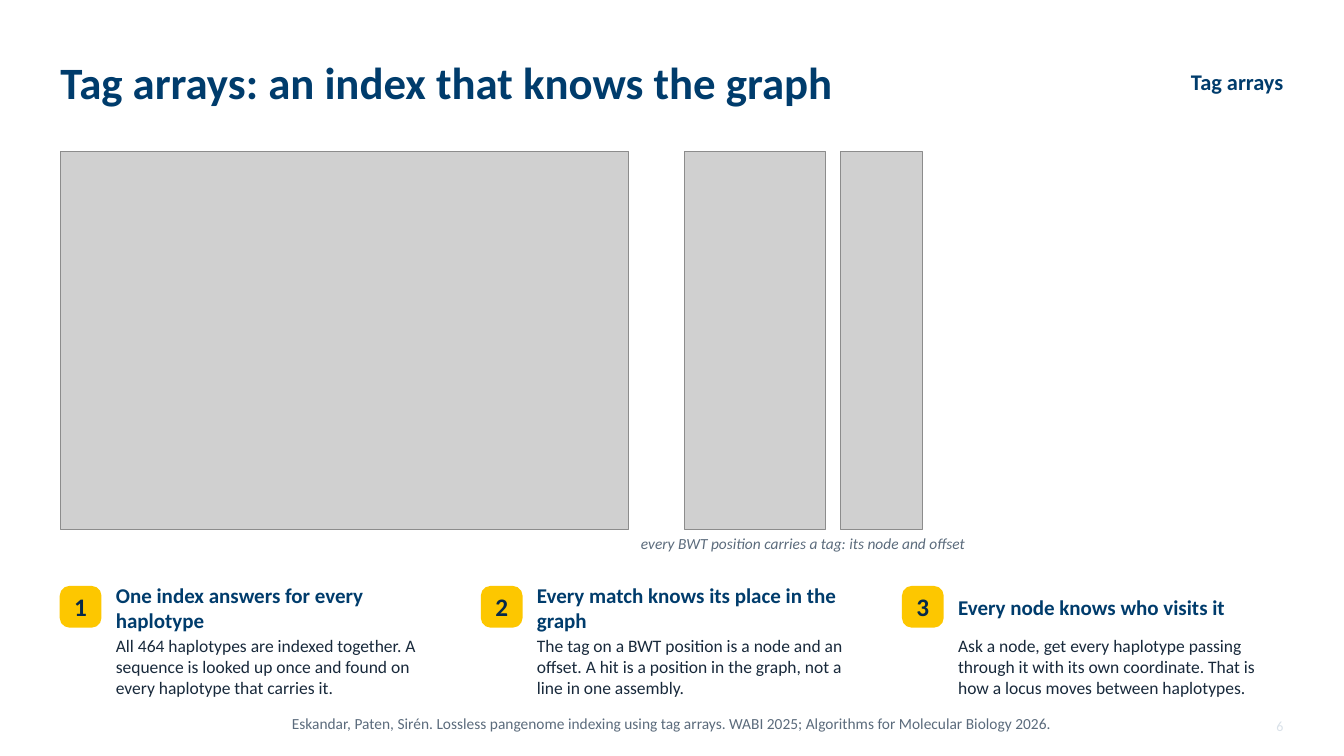
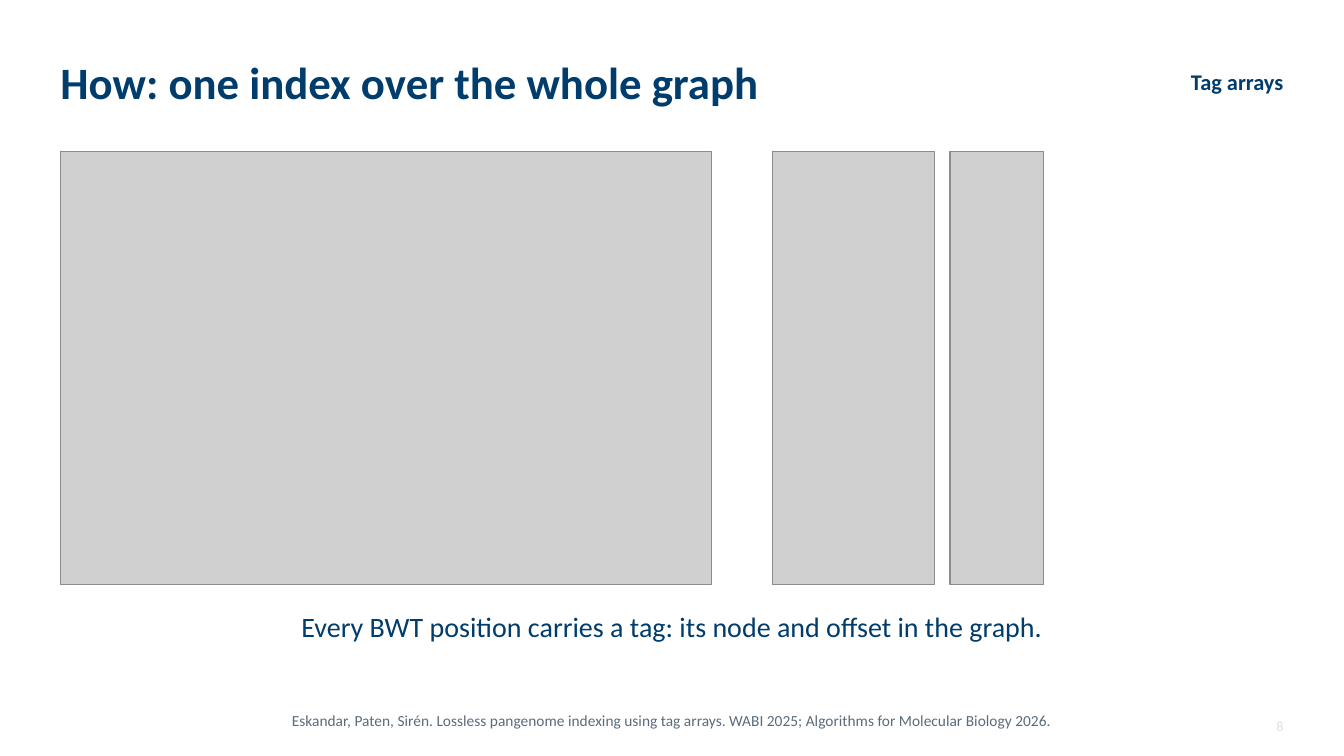
Before and after one commit to parsaeskandar/hprc_2026_poster, a slide deck: slide 8 of talk/HPRC2026_talk.pptx (slide 6 before the commit). Drawn at 1344x756 pixels with LibreOffice and Linux fonts; fonts in the diff are those of the drawing; grey boxes stand for pictures. Boxes give left, top, right and bottom in pixels: in the first picture for what was removed or moved away, otherwise in the second. Text is boxed around its words. In the diff, an @@ line names an element or a change of style, - is before the commit and + after.

Commit message:
Talk v7: simplify. Figures and screenshots first, talking points instead of a script

```diff
--- a/talk/HPRC2026_talk.pptx
+++ b/talk/HPRC2026_talk.pptx
@@ text at box(60, 67, 758, 107): text changed @@
-Tag arrays: an index that knows the graph
+How: one index over the whole graph
@@ picture: place and size @@
-picture at box(60, 151, 629, 529)
+picture at box(60, 151, 712, 585)
@@ picture: place and size @@
-picture at box(685, 151, 827, 529)
+picture at box(772, 151, 935, 585)
@@ picture: place and size @@
-picture at box(841, 151, 923, 529)
+picture at box(951, 151, 1045, 585)
@@ rounded rectangle removed at box(60, 587, 101, 627) @@
@@ text removed at box(74, 599, 87, 616) @@
-1
@@ text removed at box(116, 588, 363, 632) @@
-One index answers for every haplotype
@@ rounded rectangle removed at box(482, 587, 522, 627) @@
@@ text removed at box(495, 599, 508, 616) @@
-2
@@ text removed at box(537, 588, 836, 632) @@
-Every match knows its place in the graph
@@ rounded rectangle removed at box(903, 587, 944, 627) @@
@@ text removed at box(916, 599, 929, 616) @@
-3
@@ text at box(301, 617, 1041, 642): text changed; size 11 to 20 pt; text colour #5B6B7C to #003C6C; italic off @@
-every BWT position carries a tag: its node and offset
+Every BWT position carries a tag: its node and offset in the graph.
@@ text removed at box(958, 600, 1224, 619) @@
-Every node knows who visits it
@@ text removed at box(116, 640, 415, 697) @@
-All 464 haplotypes are indexed together. A sequence is looked up once and found on every haplotype that carries it.
@@ text removed at box(537, 640, 843, 697) @@
-The tag on a BWT position is a node and an offset. A hit is a position in the graph, not a line in one assembly.
@@ text removed at box(958, 640, 1255, 697) @@
-Ask a node, get every haplotype passing through it with its own coordinate. That is how a locus moves between haplotypes.
```
Also in this commit, not shown: 12 other slides changed, 5 slides added, 11 slides removed, 4 other files.
